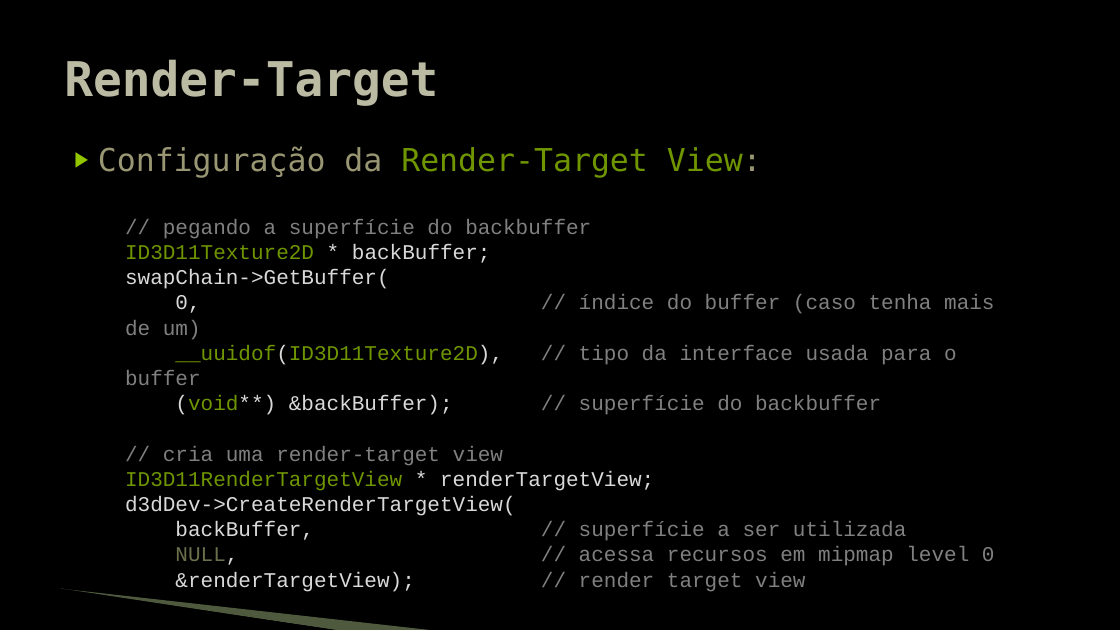
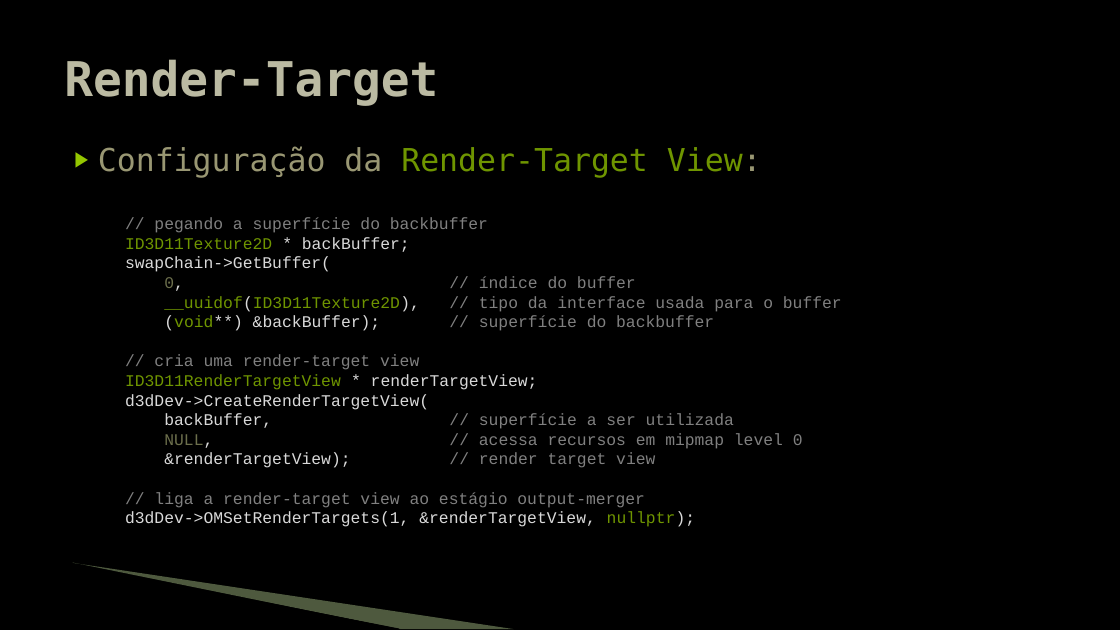
Before and after one commit to JudsonSS/Jogos, a slide deck: slide 21 of Slides/06. Direct3D.pptx. Drawn at 1120x630 pixels with LibreOffice and Linux fonts; fonts in the diff are those of the drawing; background and template pictures are left out. Boxes give left, top, right and bottom in pixels: in the first picture for what was removed or moved away, otherwise in the second. Text is boxed around its words. In the diff, an @@ line names an element or a change of style, - is before the commit and + after.

```diff
--- a/Slides/06. Direct3D.pptx
+++ b/Slides/06. Direct3D.pptx
@@ text at (125, 217, 842, 468): size 18 to 14 pt in "// pegando a superfície do backbuffer", "ID3D11Texture2D * backBuffer;", "swapChain->GetBuffer(", "__uuidof(ID3D11Texture2D), // tipo da interface usada para ..." and 7 more places @@
@@ text at (164, 276, 636, 291): text changed; size 18 to 14 pt @@
-0, // índice do buffer (caso tenha mais de um)
+0, // índice do buffer
@@ text at (125, 492, 695, 527): paragraphs added @@
+// liga a render-target view ao estágio output-merger
+d3dDev->OMSetRenderTargets(1, &renderTargetView, nullptr);
@@ freeform shape: place and size @@
-freeform shape at (60, 590, 340, 630)
+freeform shape at (71, 565, 400, 629)
@@ freeform shape: place and size @@
-freeform shape at (61, 589, 437, 630)
+freeform shape at (73, 563, 514, 629)
```
Also in this commit, not shown: 23 other slides changed, 3 slides removed.
